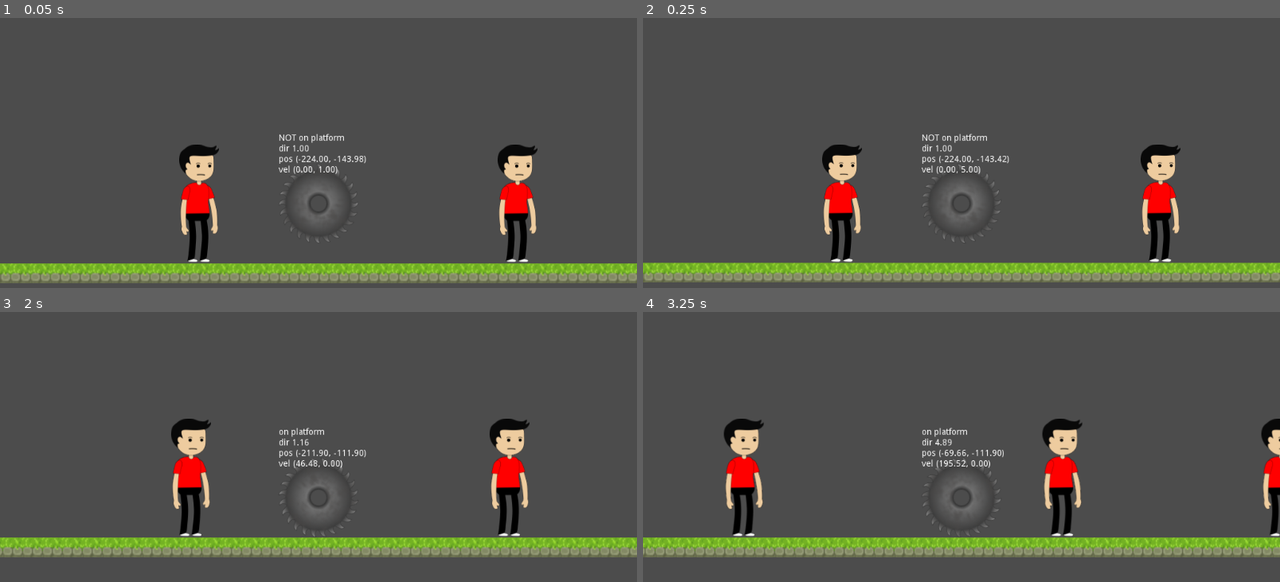
Above: before the commit, frames 1-4 (two rows, left to right).
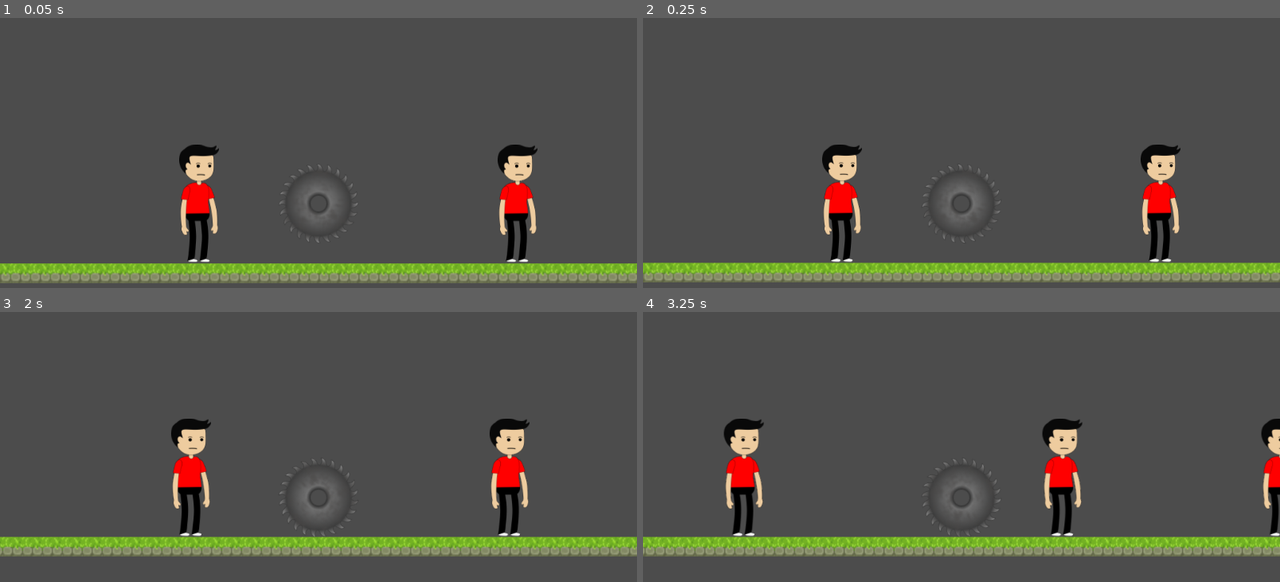
Above: after the commit, the same moments.

Repository: RetroIndieJosh/sawblade
Game: Godot game, scene res://scenes/Game.tscn
The game is run twice, just before and just after one commit, with the same random seed, the same clock (stepped at 60 frames per second) and the same inputs. Before the commit the project starts from res://Game.tscn.
Inputs:
- Up to frame 1 (0.05 s): no input
- Up to frame 2 (0.25 s): no input
- Up to frame 3 (2 s): hold D (right) 0.53-1.28 s; hold A (left) from 1.28 s (still down)
- Up to frame 4 (3.25 s): release A (left) at 2.03 s; hold D (right) from 2.03 s (still down)

The runs differ from the first frame. In frame 1, 0.4% of the frame differs, in the area x 43-58%, y 42-58%; in frame 2, 0.4%; in frame 3, 1.3%; in frame 4, 1.3%, in the area x 0-100%, y 42-91%.

Commit message:
Cleanup and expose vars to editor

Diff:
--- a/Player.gd
+++ /dev/null
@@ -1,71 +0,0 @@
-extends KinematicBody2D
-
-const FLOOR_DETECT_DISTANCE = 20.0
-
-const ACCEL_SPEED = 1.8
-
-const DIRECTION_MAX = 20
-const DIRECTION_MIN = -DIRECTION_MAX
-
-const FORWARD_SPEED = 40
-const GRAVITY = 20
-const ROTATE_MULT = 4
-
-onready var velocity = Vector2.ZERO
-onready var platform_detector = $PlatformDetector
-onready var direction = 1;
-onready var label = $"Label"
-onready var sprite = $"Sprite"
-
-func _ready():
-        pass # Replace with function body.
-
-func _process(delta):
-        sprite.rotation += delta * direction
-
-func _physics_process(delta):
-        var is_on_platform = platform_detector.is_colliding()
-
-        if Input.is_action_pressed("left"):
-                direction -= delta * ACCEL_SPEED * ACCEL_SPEED
-        elif Input.is_action_pressed("right"):
-                direction += delta * ACCEL_SPEED * ACCEL_SPEED
-        direction = clamp(direction, DIRECTION_MIN, DIRECTION_MAX)
-
-        if is_on_platform:
-                velocity.x = direction * FORWARD_SPEED
-        else:
-                velocity.x = 0
-
-        var prev_direction = max(0, direction)
-        if is_on_wall():
-                velocity.x = 0
-                direction = 0
-
-        # gravity
-        if is_on_platform:
-                velocity.y = 0
-        else:
-                velocity.y += GRAVITY * delta
-
-        label.set_text("%s\ndir %.2f\npos (%.2f, %.2f)\nvel (%.2f, %.2f)"
-                % ["on platform" if is_on_platform else "NOT on platform", direction,
-                position.x, position.y, velocity.x, velocity.y])
-
-        var snap_vector = Vector2.ZERO
-        #if direction.y == 0.0:
-        snap_vector = Vector2.DOWN * FLOOR_DETECT_DISTANCE
-        #var target_velocity = move_and_slide_with_snap(
-        velocity = move_and_slide_with_snap(
-                velocity, snap_vector, Vector2.UP, not is_on_platform, 4, 0.9, false
-        )
-
-        # check for collide with enemy
-        var slide_count = get_slide_count()
-        if slide_count:
-                var collision = get_slide_collision(slide_count - 1)
-                var collider = collision.collider
-                if collider.get_name() == "Full Body":
-                        print("KILL!!");
-                        collider.get_node("..").kill(direction)
-                        direction = -prev_direction
--- a/project.godot
+++ b/project.godot
@@ -11,7 +11,7 @@
 [application]
 
 config/name="Sawblade"
-run/main_scene="res://Game.tscn"
+run/main_scene="res://scenes/Game.tscn"
 config/icon="res://icon.png"
 
 [input]
--- a/Broken Body.tscn
+++ b/scenes/Broken Body.tscn
@@ -1,8 +1,8 @@
 [gd_scene load_steps=9 format=2]
 
-[ext_resource path="res://assets/torso.png" type="Texture" id=1]
-[ext_resource path="res://assets/head.png" type="Texture" id=2]
-[ext_resource path="res://assets/arm.png" type="Texture" id=3]
+[ext_resource path="res://assets/arm.png" type="Texture" id=1]
+[ext_resource path="res://assets/torso.png" type="Texture" id=2]
+[ext_resource path="res://assets/head.png" type="Texture" id=3]
 [ext_resource path="res://assets/leg.png" type="Texture" id=4]
 
 [sub_resource type="CircleShape2D" id=1]
--- a/Enemy.tscn
+++ b/scenes/Enemy.tscn
@@ -1,13 +1,13 @@
 [gd_scene load_steps=4 format=2]
 
 [ext_resource path="res://assets/Character_Preview.png" type="Texture" id=1]
-[ext_resource path="res://Enemy.gd" type="Script" id=3]
+[ext_resource path="res://scripts/Enemy.gd" type="Script" id=2]
 
 [sub_resource type="RectangleShape2D" id=1]
 extents = Vector2( 36.1997, 94.0276 )
 
 [node name="Enemy" type="Node2D"]
-script = ExtResource( 3 )
+script = ExtResource( 2 )
 
 [node name="Full Body" type="KinematicBody2D" parent="."]
 
@@ -18,7 +18,6 @@
 }
 
 [node name="CollisionShape2D" type="CollisionShape2D" parent="Full Body"]
-scale = Vector2( 1, 1 )
 shape = SubResource( 1 )
 __meta__ = {
 "_edit_lock_": true
--- a/Game.tscn
+++ b/scenes/Game.tscn
@@ -1,8 +1,8 @@
 [gd_scene load_steps=8 format=2]
 
-[ext_resource path="res://Player.tscn" type="PackedScene" id=1]
-[ext_resource path="res://assets/Tilemap.png" type="Texture" id=2]
-[ext_resource path="res://Enemy.tscn" type="PackedScene" id=3]
+[ext_resource path="res://scenes/Enemy.tscn" type="PackedScene" id=1]
+[ext_resource path="res://scenes/Player.tscn" type="PackedScene" id=2]
+[ext_resource path="res://assets/Tilemap.png" type="Texture" id=3]
 
 [sub_resource type="ConvexPolygonShape2D" id=1]
 points = PoolVector2Array( 16, 16, 0, 16, 0, 0, 16, 0 )
@@ -79,7 +79,7 @@
 
 [node name="Game" type="Node2D"]
 
-[node name="Player" parent="." instance=ExtResource( 1 )]
+[node name="Player" parent="." instance=ExtResource( 2 )]
 position = Vector2( -224, -144 )
 
 [node name="TileMap" type="TileMap" parent="."]
@@ -92,38 +92,38 @@
 format = 1
 tile_data = PoolIntArray( -1900468, 1, 0, -1834932, 1, 0, -1769396, 1, 0, -1638446, 1, 0, -1703860, 1, 0, -1572910, 1,  …(2226 unchanged characters)…
 
-[node name="Enemy" parent="." instance=ExtResource( 3 )]
+[node name="Enemy" parent="." instance=ExtResource( 1 )]
 position = Vector2( 96, -144 )
 
-[node name="Enemy2" parent="." instance=ExtResource( 3 )]
+[node name="Enemy2" parent="." instance=ExtResource( 1 )]
 position = Vector2( 592, -144 )
 
-[node name="Enemy3" parent="." instance=ExtResource( 3 )]
+[node name="Enemy3" parent="." instance=ExtResource( 1 )]
 position = Vector2( 448, -144 )
 
-[node name="Enemy4" parent="." instance=ExtResource( 3 )]
+[node name="Enemy4" parent="." instance=ExtResource( 1 )]
 position = Vector2( 944, -144 )
 
-[node name="Enemy5" parent="." instance=ExtResource( 3 )]
+[node name="Enemy5" parent="." instance=ExtResource( 1 )]
 position = Vector2( 816, -144 )
 
-[node name="Enemy6" parent="." instance=ExtResource( 3 )]
+[node name="Enemy6" parent="." instance=ExtResource( 1 )]
 position = Vector2( 1312, -144 )
 
-[node name="Enemy7" parent="." instance=ExtResource( 3 )]
+[node name="Enemy7" parent="." instance=ExtResource( 1 )]
 position = Vector2( 1168, -144 )
 
-[node name="Enemy8" parent="." instance=ExtResource( 3 )]
+[node name="Enemy8" parent="." instance=ExtResource( 1 )]
 position = Vector2( 1664, -144 )
 
-[node name="Enemy17" parent="." instance=ExtResource( 3 )]
+[node name="Enemy17" parent="." instance=ExtResource( 1 )]
 position = Vector2( -1264, -144 )
 
-[node name="Enemy18" parent="." instance=ExtResource( 3 )]
+[node name="Enemy18" parent="." instance=ExtResource( 1 )]
 position = Vector2( -768, -144 )
 
-[node name="Enemy19" parent="." instance=ExtResource( 3 )]
+[node name="Enemy19" parent="." instance=ExtResource( 1 )]
 position = Vector2( -912, -144 )
 
-[node name="Enemy20" parent="." instance=ExtResource( 3 )]
+[node name="Enemy20" parent="." instance=ExtResource( 1 )]
 position = Vector2( -416, -144 )
--- a/Player.tscn
+++ b/scenes/Player.tscn
@@ -1,7 +1,7 @@
 [gd_scene load_steps=4 format=2]
 
 [ext_resource path="res://assets/saw.png" type="Texture" id=1]
-[ext_resource path="res://Player.gd" type="Script" id=2]
+[ext_resource path="res://scripts/Player.gd" type="Script" id=2]
 
 [sub_resource type="RectangleShape2D" id=1]
 extents = Vector2( 41.1667, 41.6667 )
--- a/Enemy.gd
+++ b/scripts/Enemy.gd
@@ -2,17 +2,8 @@
 
 const EXPLODE_FORCE = 200
 
-onready var broken_body = preload("res://Broken Body.tscn")
+onready var broken_body = preload("res://scenes/Broken Body.tscn")
 
-# Called when the node enters the scene tree for the first time.
-func _ready():
-	pass # Replace with function body.
-
-# Called every frame. 'delta' is the elapsed time since the previous frame.
-#func _process(delta):
-#	pass
-
-# on collision
 func kill(force_mult):
         var instance = broken_body.instance()
         var explode_force = EXPLODE_FORCE * force_mult;
--- /dev/null
+++ b/scripts/Player.gd
@@ -0,0 +1,85 @@
+extends KinematicBody2D
+
+export var show_debug = false
+export var floor_det_dist = 20.0
+
+export var accel_speed = 1.8
+
+export var direction_max = 20
+
+export var forward_speed = 40
+export var gravity = 20
+export var rotate_mult = 4
+
+onready var direction_min = -direction_max
+onready var velocity = Vector2.ZERO
+onready var platform_detector = $PlatformDetector
+onready var label = $"Label"
+onready var sprite = $"Sprite"
+
+onready var direction = 1;
+onready var is_on_platform = false
+
+func _physics_process(delta):
+        process_input(delta)
+        process_gravity(delta)
+
+        move_on_floor()
+
+        check_enemy()
+        check_wall()
+
+        if show_debug:
+                display_debug()
+
+
+func _process(delta):
+        sprite.rotation += delta * direction
+
+func _ready():
+        label.visible = show_debug
+
+func process_input(delta):
+        if Input.is_action_pressed("left"):
+                direction -= delta * accel_speed * accel_speed
+        elif Input.is_action_pressed("right"):
+                direction += delta * accel_speed * accel_speed
+        direction = clamp(direction, direction_min, direction_max)
+
+func check_enemy():
+        var slide_count = get_slide_count()
+        if slide_count:
+                var collision = get_slide_collision(slide_count - 1)
+                var collider = collision.collider
+                if collider.get_name() == "Full Body":
+                        collider.get_node("..").kill(direction)
+
+func move_on_floor():
+        is_on_platform = platform_detector.is_colliding()
+        if is_on_platform:
+                velocity.x = direction * forward_speed
+        else:
+                velocity.x = 0
+
+        var snap_vector = Vector2.ZERO
+        #if direction.y == 0.0:
+        snap_vector = Vector2.DOWN * floor_det_dist
+        velocity = move_and_slide_with_snap(
+                velocity, snap_vector, Vector2.UP, not is_on_platform, 4, 0.9, false
+        )
+
+func check_wall():
+        if is_on_wall():
+                velocity.x = 0
+                direction = 0
+
+func display_debug():
+        label.set_text("%s\ndir %.2f\npos (%.2f, %.2f)\nvel (%.2f, %.2f)"
+                % ["on platform" if is_on_platform else "NOT on platform", direction,
+                position.x, position.y, velocity.x, velocity.y])
+
+func process_gravity(delta):
+        if is_on_platform:
+                velocity.y = 0
+                return
+        velocity.y += gravity * delta
Not shown: 4 places in scenes/Broken Body.tscn that only renumber resources
Not shown: 2 places in scenes/Game.tscn that only renumber resources
